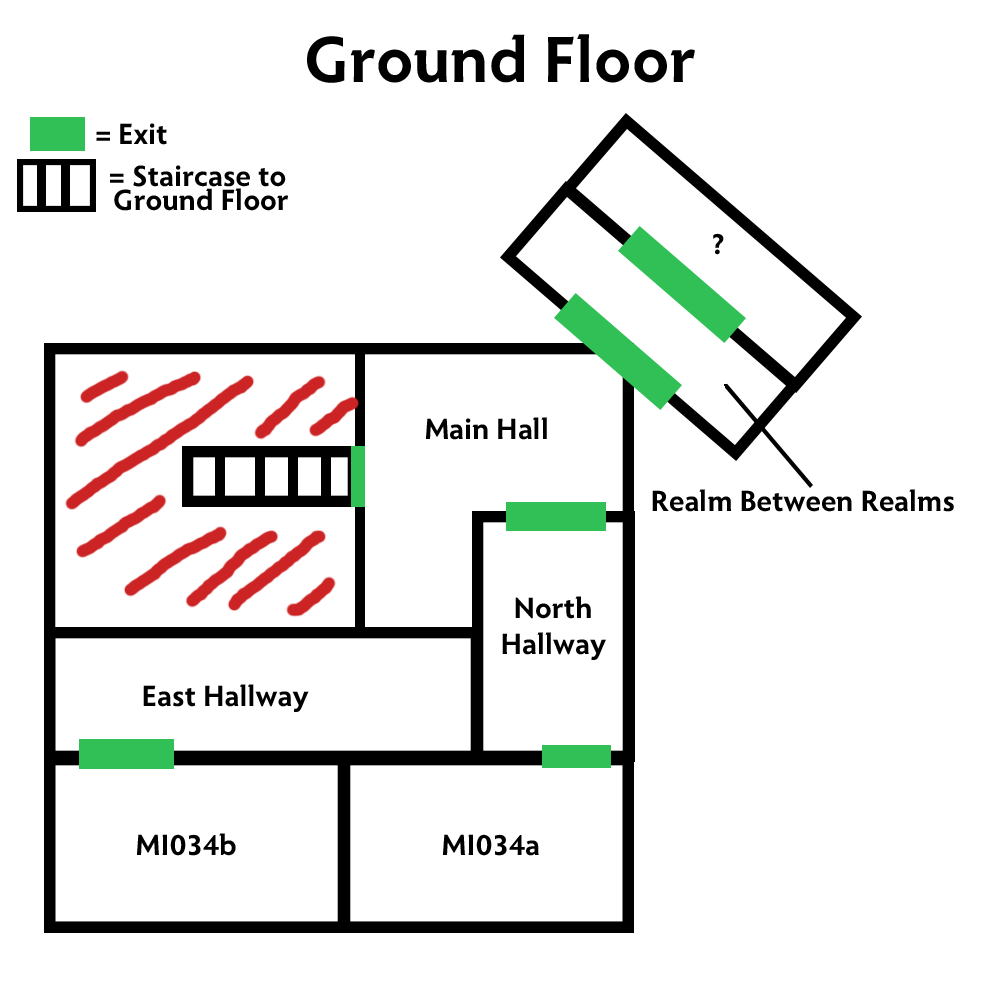
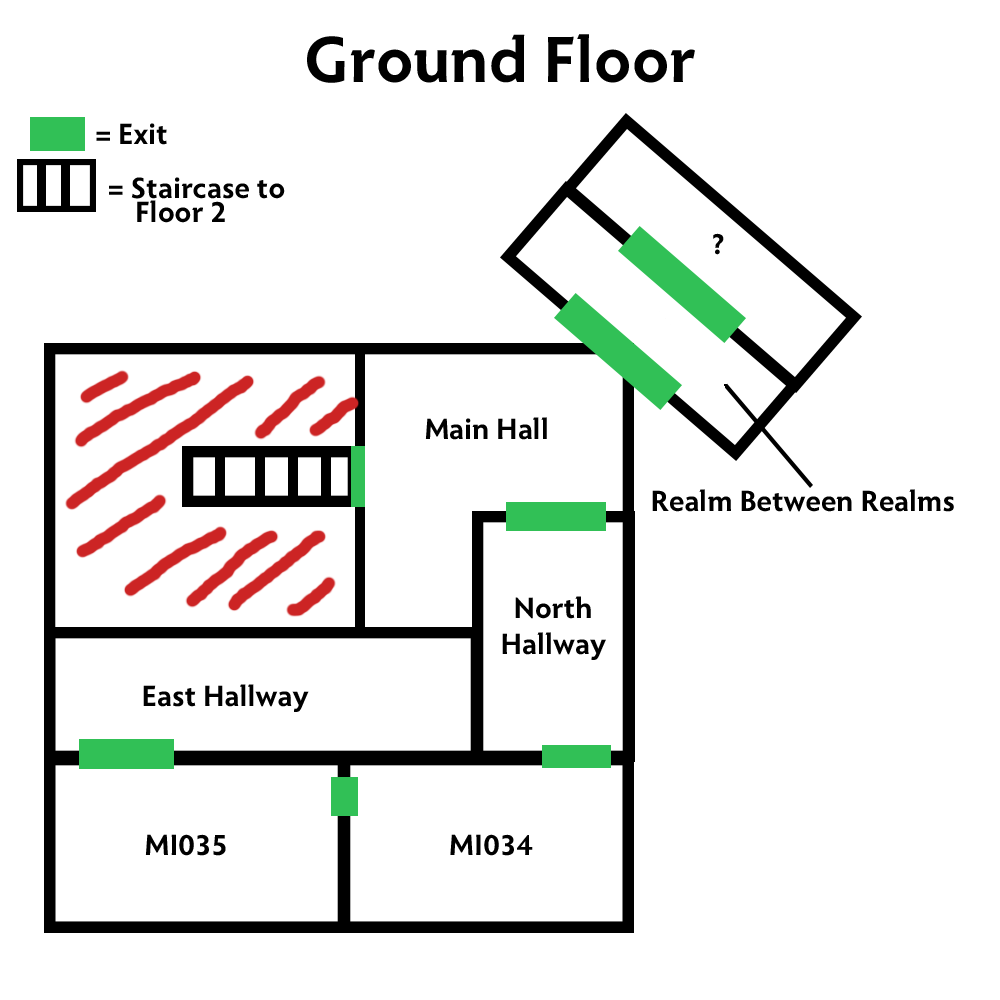
Comparing the layer stacks of the two 1000 × 1000 images. Changes:
renamed "= Staircase to Ground Floor" to "= Staircase to Floor 2", painted on it over 109, 165, 288, 223
added layer "Rectangle 10 copy" above "Rectangle 10" over 331, 777, 358, 816
renamed "MI034b" to "MI035", painted on it over 136, 833, 236, 856
renamed "MI034a" to "MI034", painted on it over 442, 834, 539, 856
